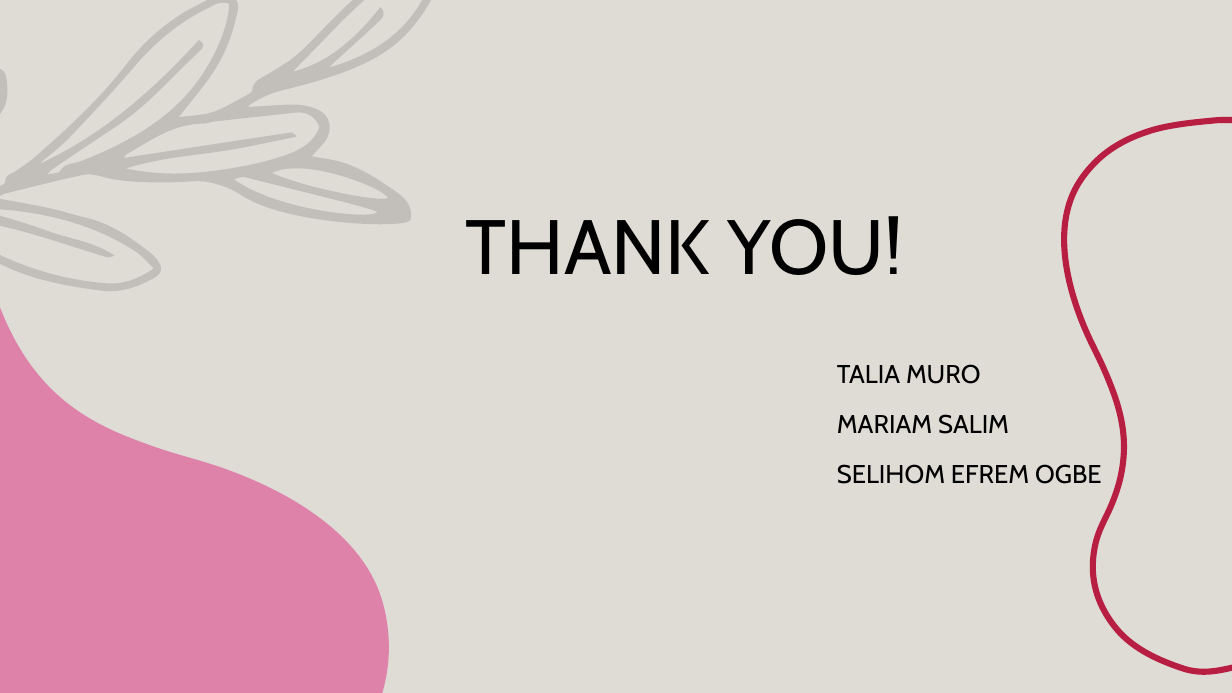
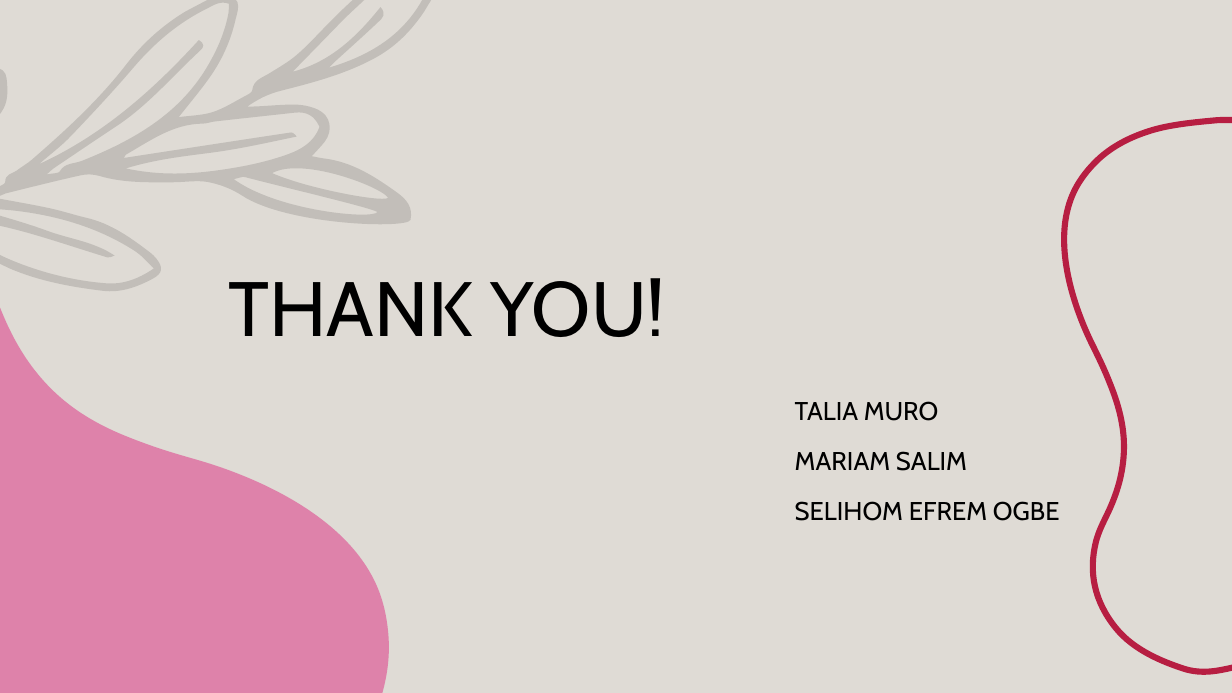
Before and after one commit to seli-hom/Unix-Final, a slide deck: slide 14 of Unix Presentation.pptx (slide 15 before the commit). Drawn at 1232x693 pixels with LibreOffice and Linux fonts; fonts in the diff are those of the drawing. Boxes give left, top, right and bottom in pixels: in the first picture for what was removed or moved away, otherwise in the second. Text is boxed around its words. In the diff, an @@ line names an element or a change of style, - is before the commit and + after.

```diff
--- a/Unix Presentation.pptx
+++ b/Unix Presentation.pptx
@@ title "THANK YOU!" moved from (x1=466, y1=216, x2=902, y2=275) to (x1=228, y1=278, x2=665, y2=337) @@
@@ text "TALIA MURO" moved from (x1=837, y1=364, x2=1102, y2=484) to (x1=795, y1=401, x2=1060, y2=521) @@
```
Also in this commit, not shown: 4 other slides changed, 1 slide added, 2 slides removed.
